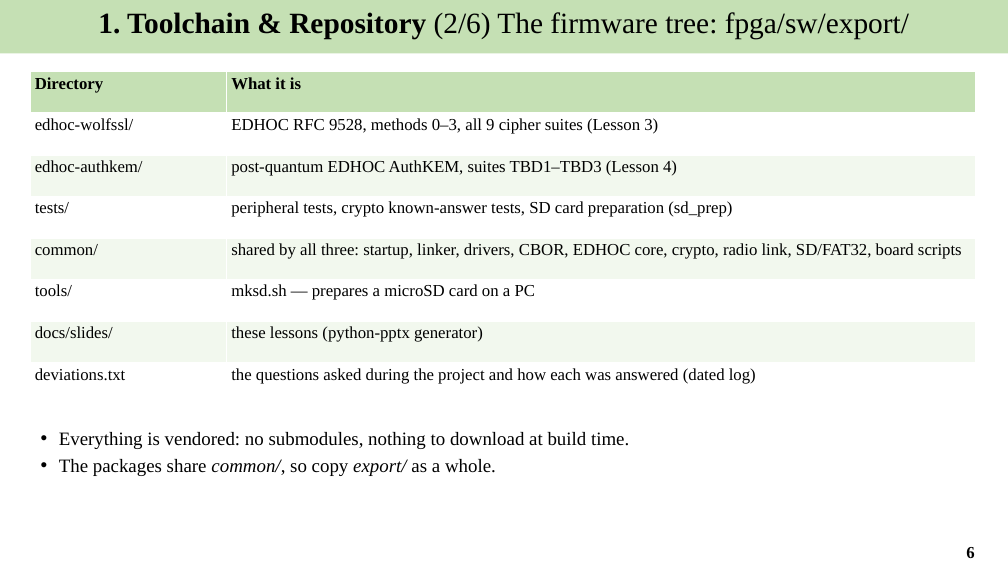
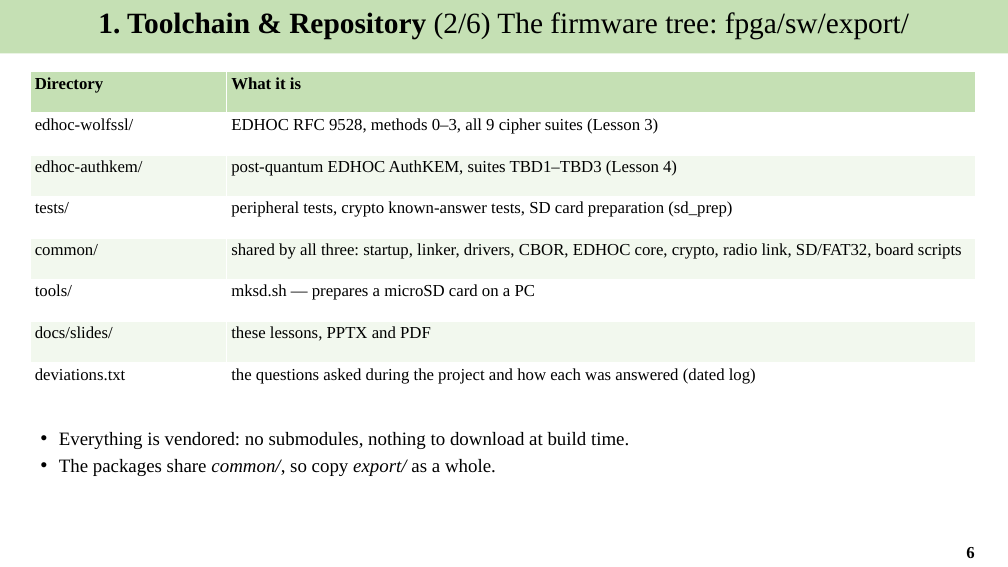
Before and after one commit to Khaiduy/chipyard-edhoc, a slide deck: slide 6 of fpga/sw/export/docs/slides/02_Software_environment_and_tests.pptx. Drawn at 1008x567 pixels with LibreOffice and Linux fonts; fonts in the diff are those of the drawing. Boxes give left, top, right and bottom in pixels: in the first picture for what was removed or moved away, otherwise in the second. Text is boxed around its words. In the diff, an @@ line names an element or a change of style, - is before the commit and + after.

Commit message:
chore: ship slides as PPTX + PDF only; keep the generator out of the repo

```diff
--- a/fpga/sw/export/docs/slides/02_Software_environment_and_tests.pptx
+++ b/fpga/sw/export/docs/slides/02_Software_environment_and_tests.pptx
@@ table at (30, 72, 975, 405) @@
-row 7, column 2: these lessons (python-pptx generator)
+row 7, column 2: these lessons, PPTX and PDF
```
Also in this commit, not shown: 11 other files.
